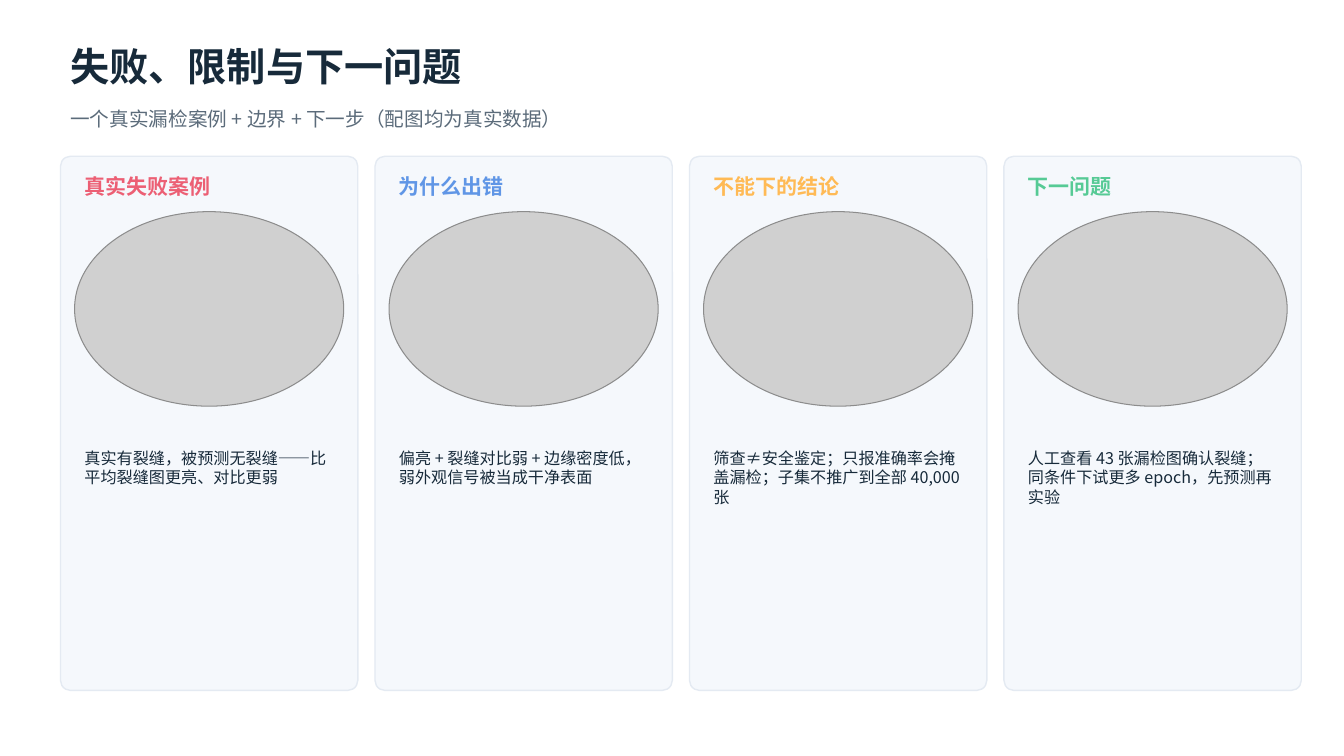
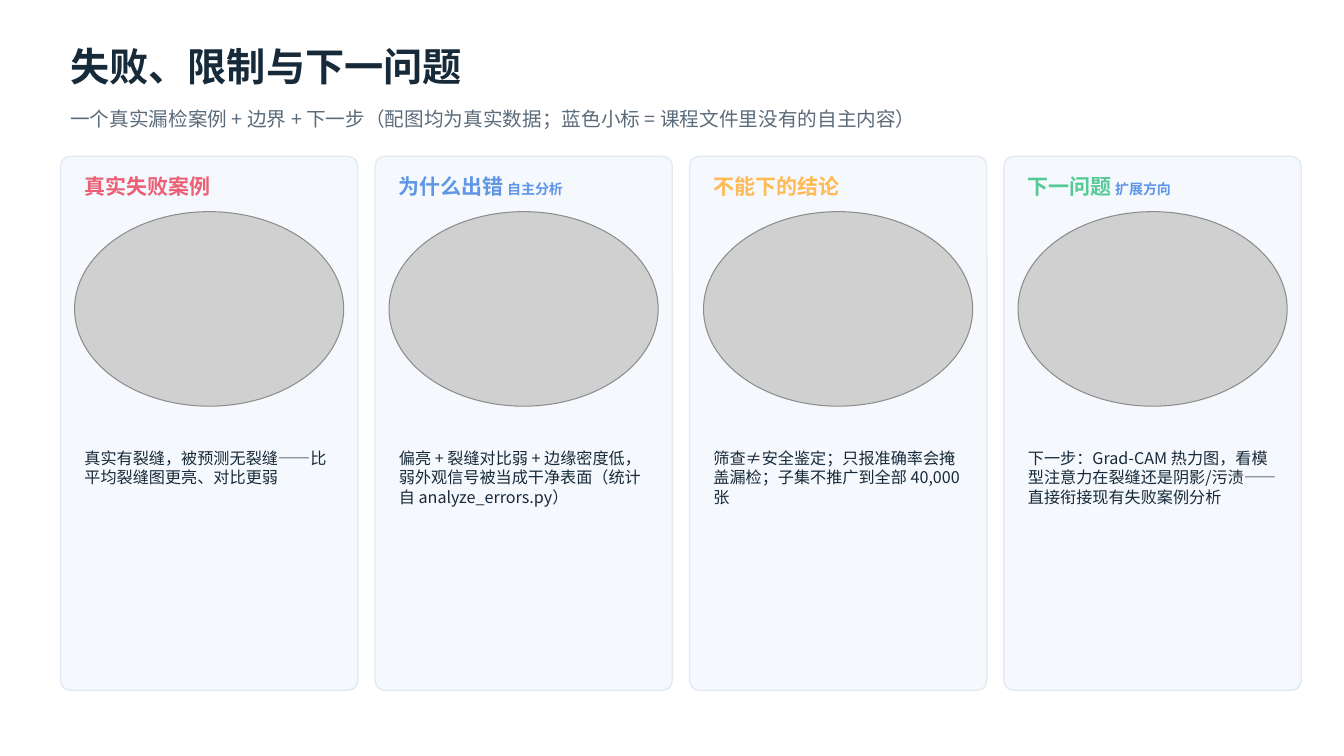
Before and after one commit to nakanonino123666-beep/ai-camp-2026-d2-Caihuanxin-U202412799, a slide deck: slide 5 of presentation.pptx. Drawn at 1344x756 pixels with LibreOffice and Linux fonts; fonts in the diff are those of the drawing; grey boxes stand for pictures. Boxes give left, top, right and bottom in pixels: in the first picture for what was removed or moved away, otherwise in the second. Text is boxed around its words. In the diff, an @@ line names an element or a change of style, - is before the commit and + after.

```diff
--- a/presentation.pptx
+++ b/presentation.pptx
@@ text at [70, 109, 915, 129]: text changed @@
-一个真实漏检案例 + 边界 + 下一步（配图均为真实数据）
+一个真实漏检案例 + 边界 + 下一步（配图均为真实数据；蓝色小标 = 课程文件里没有的自主内容）
@@ text at [399, 176, 563, 196]: text changed @@
-为什么出错
+为什么出错 自主分析
@@ text at [1028, 176, 1171, 196]: text changed @@
-下一问题
+下一问题 扩展方向
@@ text at [399, 450, 641, 507]: text changed @@
-偏亮 + 裂缝对比弱 + 边缘密度低，弱外观信号被当成干净表面
+偏亮 + 裂缝对比弱 + 边缘密度低，弱外观信号被当成干净表面（统计自 analyze_errors.py）
@@ text at [1028, 450, 1276, 505]: text changed @@
-人工查看 43 张漏检图确认裂缝；同条件下试更多 epoch，先预测再实验
+下一步：Grad-CAM 热力图，看模型注意力在裂缝还是阴影/污渍——直接衔接现有失败案例分析
```
Also in this commit, not shown: 2 other slides changed, 1 slide added, 1 slide removed, 6 other files.
